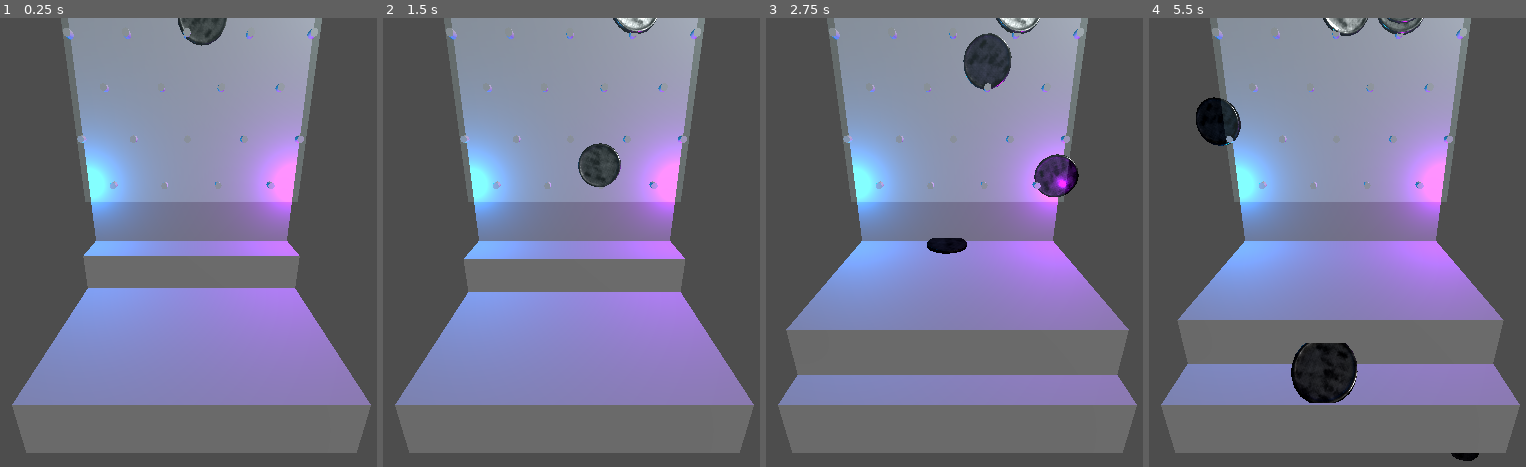
Above: before the commit, frames 1-4 (left to right).
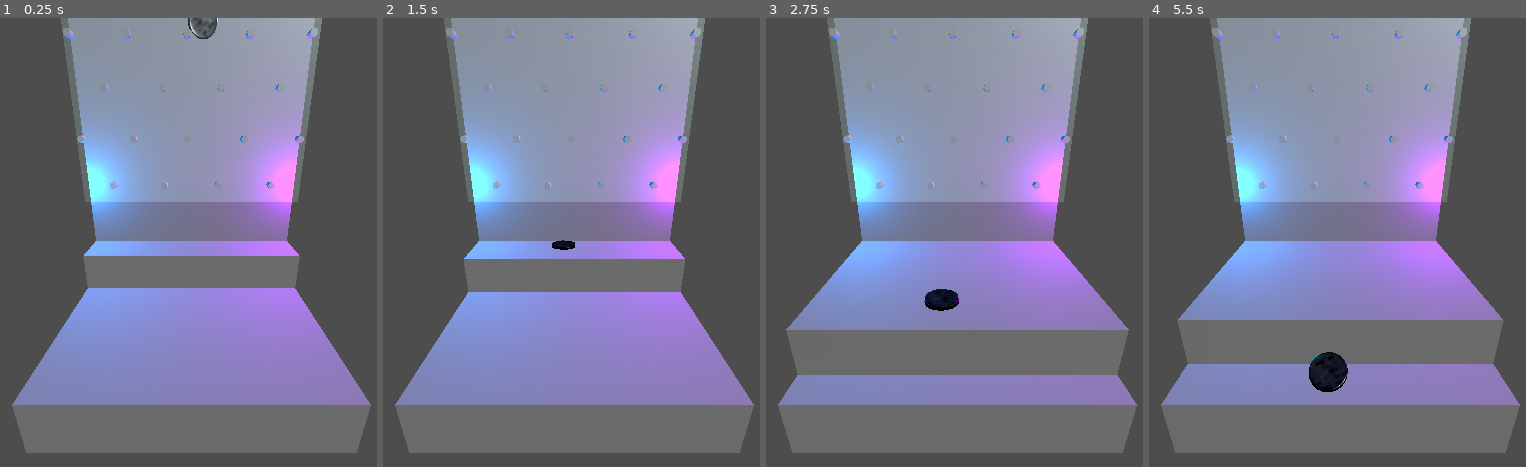
Above: after the commit, the same moments.

Repository: Samiser/coin-pusher
Game: Godot game, scene res://main.tscn
The game is run twice, just before and just after one commit, with the same random seed, the same clock (stepped at 60 frames per second) and the same inputs.
Inputs:
- Up to frame 1 (0.25 s): no input
- Up to frame 2 (1.5 s): tap Space (drop) at 0.6, 1.35 s
- Up to frame 3 (2.75 s): tap Space (drop) at 2.1 s
- Up to frame 4 (5.5 s): tap Space (drop) every 0.75 s from 2.85 to 5.1 s

The runs differ from the first frame. In frame 1, 0.4% of the frame differs, in the area x 47-61%, y 0-7%; in frame 2, 1.2%; in frame 3, 3.0%; in frame 4, 3.1%, in the area x 12-88%, y 0-99%.

Commit message:
coin scale

Diff:
--- a/coin.tscn
+++ b/coin.tscn
@@ -3,7 +3,7 @@
 [ext_resource type="PackedScene" uid="uid://s2nmnrymgtx0" path="res://Meshes/Coin/coin_proj.glb" id="1_d5gmh"]
 
 [sub_resource type="CylinderShape3D" id="CylinderShape3D_6qpsl"]
-height = 0.0191422
+height = 0.0202394
 radius = 0.0996094
 
 [node name="Coin" type="Node3D"]
@@ -12,7 +12,8 @@
 mass = 0.01
 
 [node name="CollisionShape3D" type="CollisionShape3D" parent="RigidBody3D"]
-transform = Transform3D(0.7, 0, 0, 0, 0.7, 0, 0, 0, 0.7, 0, -0.000191498, 0)
+transform = Transform3D(0.6, 0, 0, 0, 0.6, 0, 0, 0, 0.6, 0, -2.80909e-05, 0)
 shape = SubResource("CylinderShape3D_6qpsl")
 
 [node name="coin_proj" parent="RigidBody3D" instance=ExtResource("1_d5gmh")]
+transform = Transform3D(0.6, 0, 0, 0, 0.6, 0, 0, 0, 0.6, 0, 0, 0)
